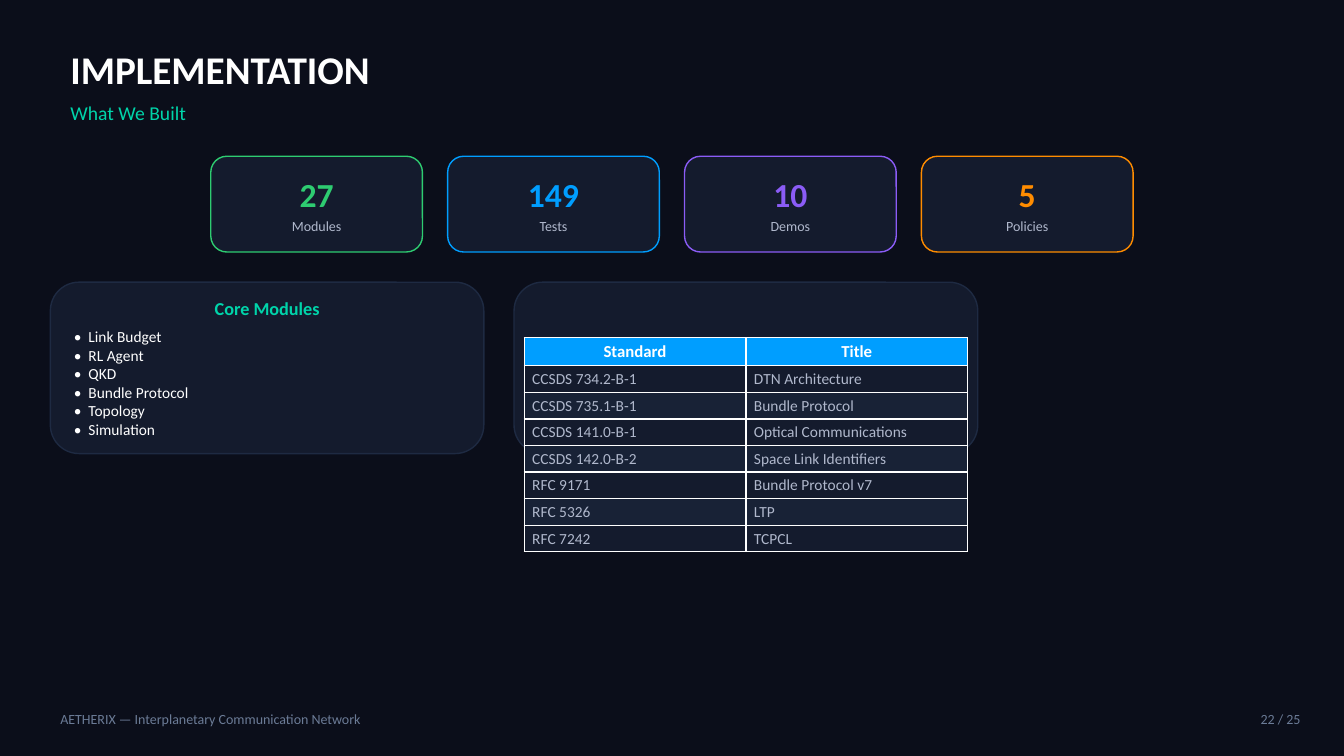
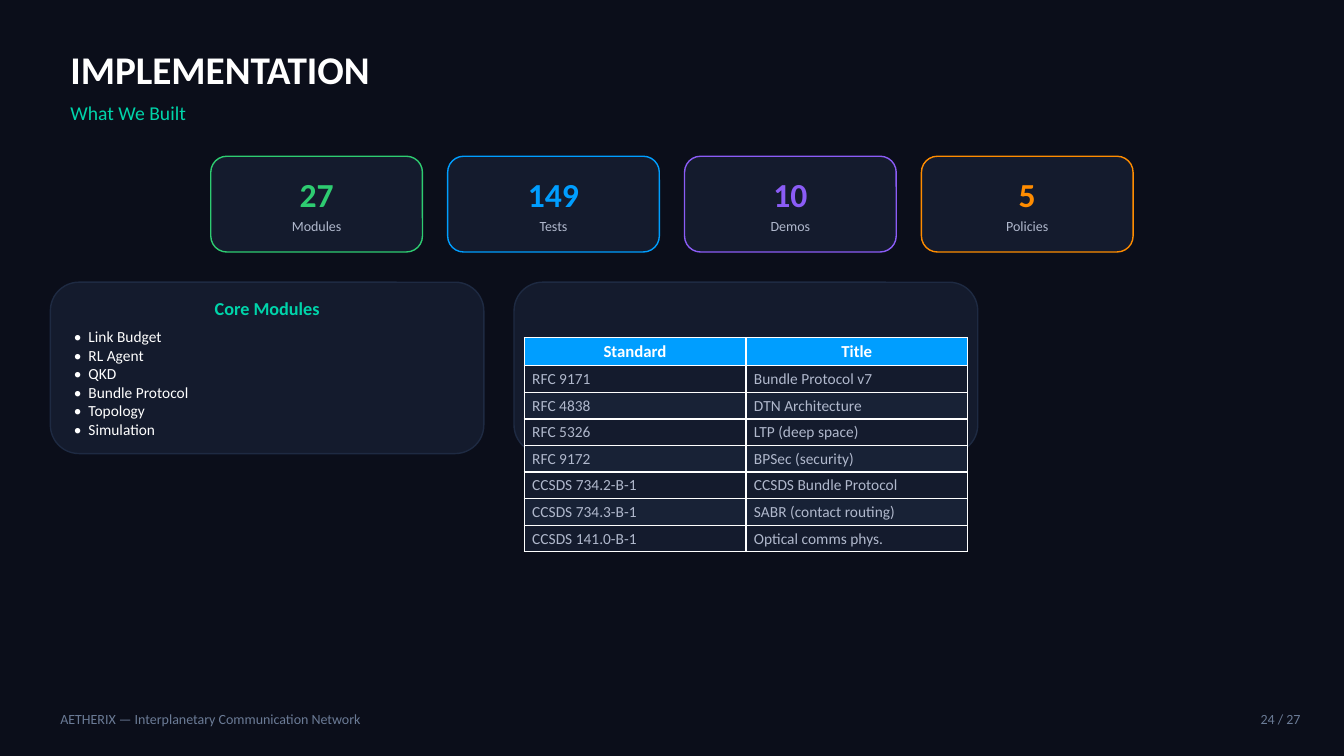
Before and after one commit to matx104/AETHERIX, a slide deck: slide 24 of presentation/output/AETHERIX_Presentation.pptx (slide 22 before the commit). Drawn at 1344x756 pixels with LibreOffice and Linux fonts; fonts in the diff are those of the drawing. Boxes give left, top, right and bottom in pixels: in the first picture for what was removed or moved away, otherwise in the second. Text is boxed around its words. In the diff, an @@ line names an element or a change of style, - is before the commit and + after.

```diff
--- a/presentation/output/AETHERIX_Presentation.pptx
+++ b/presentation/output/AETHERIX_Presentation.pptx
@@ table at (x1=524, y1=338, x2=968, y2=551) @@
-row 2: CCSDS 734.2-B-1 | DTN Architecture
-row 3: CCSDS 735.1-B-1 | Bundle Protocol
-row 4: CCSDS 141.0-B-1 | Optical Communications
-row 5: CCSDS 142.0-B-2 | Space Link Identifiers
-row 7: RFC 5326 | LTP
-row 8: RFC 7242 | TCPCL
+row 3: RFC 4838 | DTN Architecture
+row 4: RFC 5326 | LTP (deep space)
+row 5: RFC 9172 | BPSec (security)
+row 6: CCSDS 734.2-B-1 | CCSDS Bundle Protocol
+row 7: CCSDS 734.3-B-1 | SABR (contact routing)
+row 8: CCSDS 141.0-B-1 | Optical comms phys.
@@ text at (x1=1261, y1=715, x2=1300, y2=724): text changed @@
-22 / 25
+24 / 27
```
Also in this commit, not shown: 22 other slides changed, 2 slides added, 5 other files.
